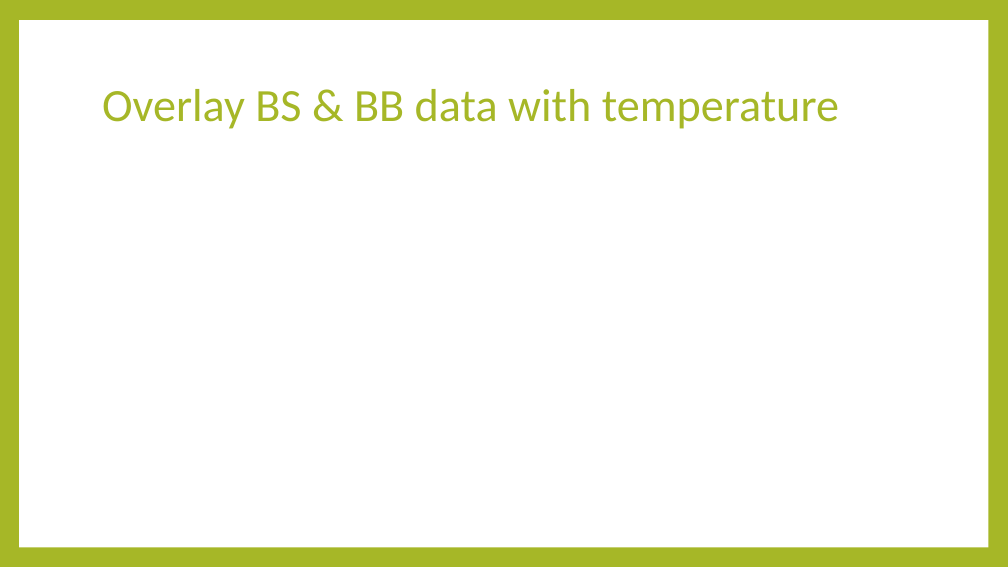
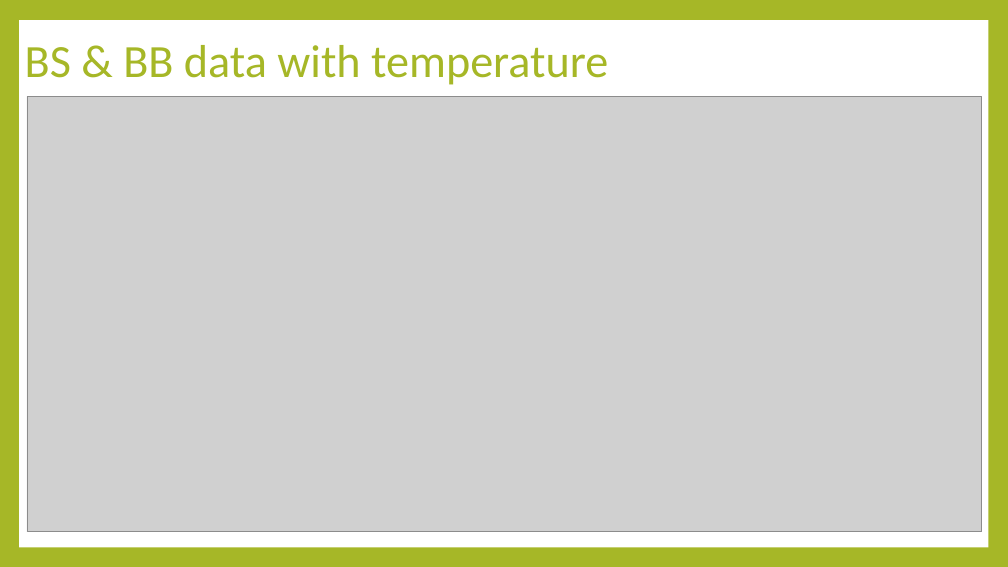
Before and after one commit to luisasenecio/RapidAdaptation, a slide deck: slide 26 of RapidAdaptation_DataExploration.pptx. Drawn at 1008x567 pixels with LibreOffice and Linux fonts; fonts in the diff are those of the drawing; grey boxes stand for pictures. Boxes give left, top, right and bottom in pixels: in the first picture for what was removed or moved away, otherwise in the second. Text is boxed around its words. In the diff, an @@ line names an element or a change of style, - is before the commit and + after.

```diff
--- a/RapidAdaptation_DataExploration.pptx
+++ b/RapidAdaptation_DataExploration.pptx
@@ title at <box>25,45,608,85</box>: text changed @@
-Overlay BS & BB data with temperature
+BS & BB data with temperature
@@ picture added at <box>27,96,982,532</box> @@
```
Also in this commit, not shown: 2 other files.
